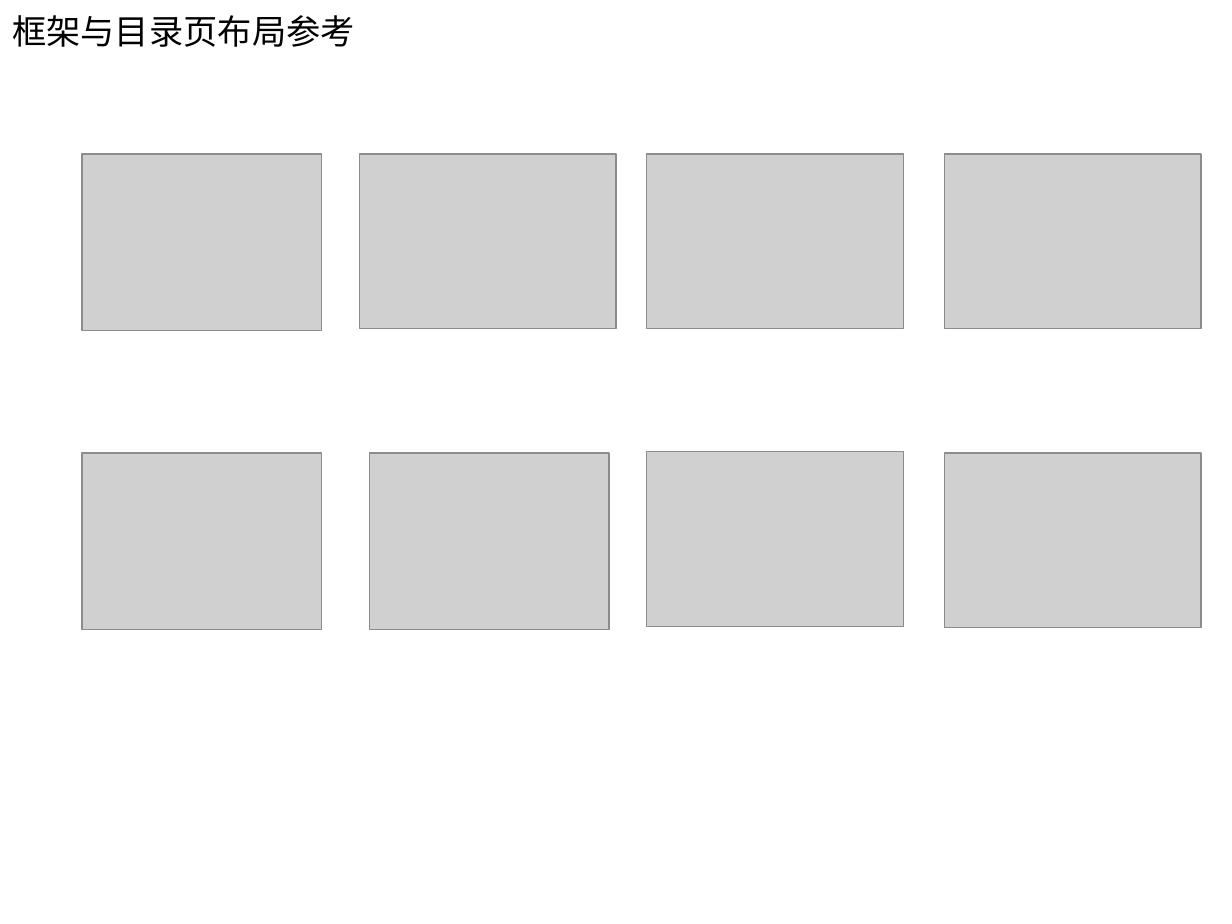
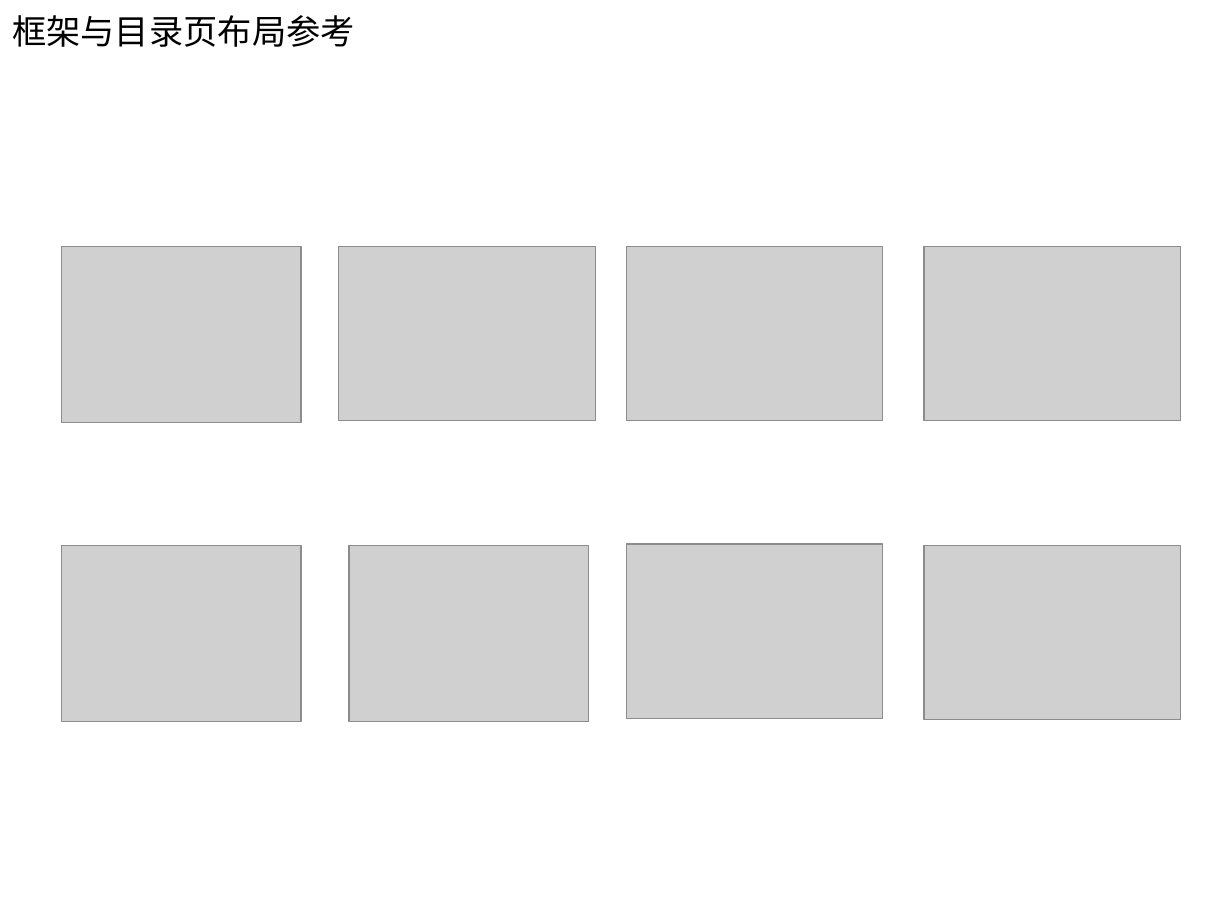
Before and after one commit to myedlt/myflash, a slide deck: slide 4 of docu/CWArch/课件模型设计[嘉实].ppt. Drawn at 1232x924 pixels with LibreOffice and Linux fonts; fonts in the diff are those of the drawing; grey boxes stand for pictures. Boxes give left, top, right and bottom in pixels: in the first picture for what was removed or moved away, otherwise in the second. Text is boxed around its words. In the diff, an @@ line names an element or a change of style, - is before the commit and + after.

```diff
--- a/docu/CWArch/课件模型设计[嘉实].ppt
+++ b/docu/CWArch/课件模型设计[嘉实].ppt
@@ 4 pictures: place and size @@
-4 pictures at bbox=[83, 154, 1201, 330]
+4 pictures at bbox=[62, 246, 1180, 423]
@@ 4 pictures: place and size @@
-4 pictures at bbox=[83, 452, 1201, 630]
+4 pictures at bbox=[62, 545, 1180, 722]
```
Also in this commit, not shown: 2 other slides changed, 4 slides added, 21 other files.
